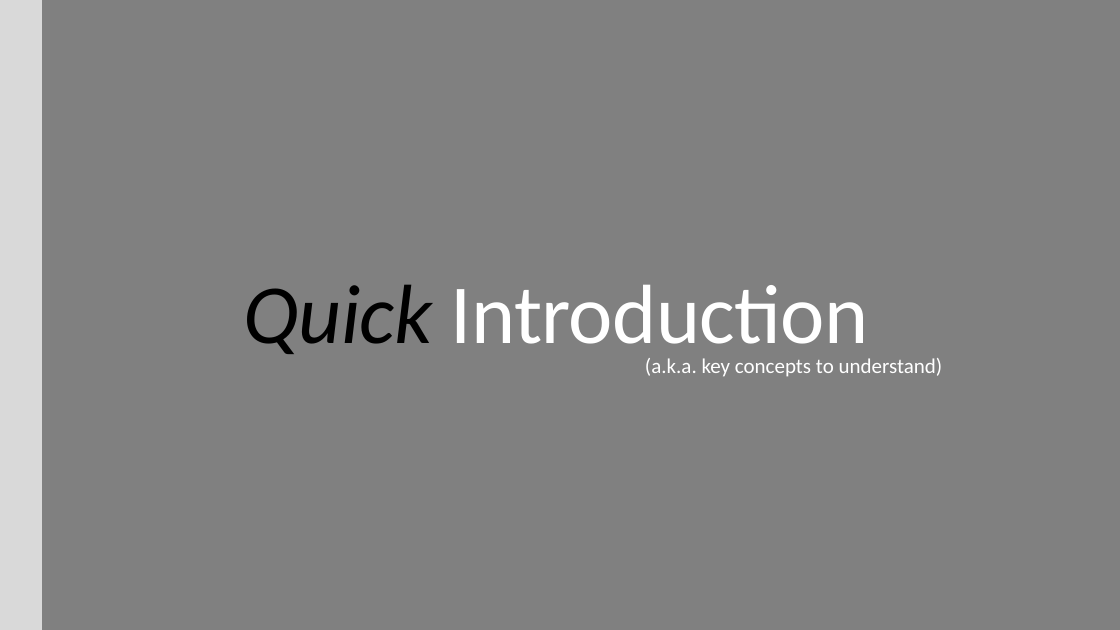
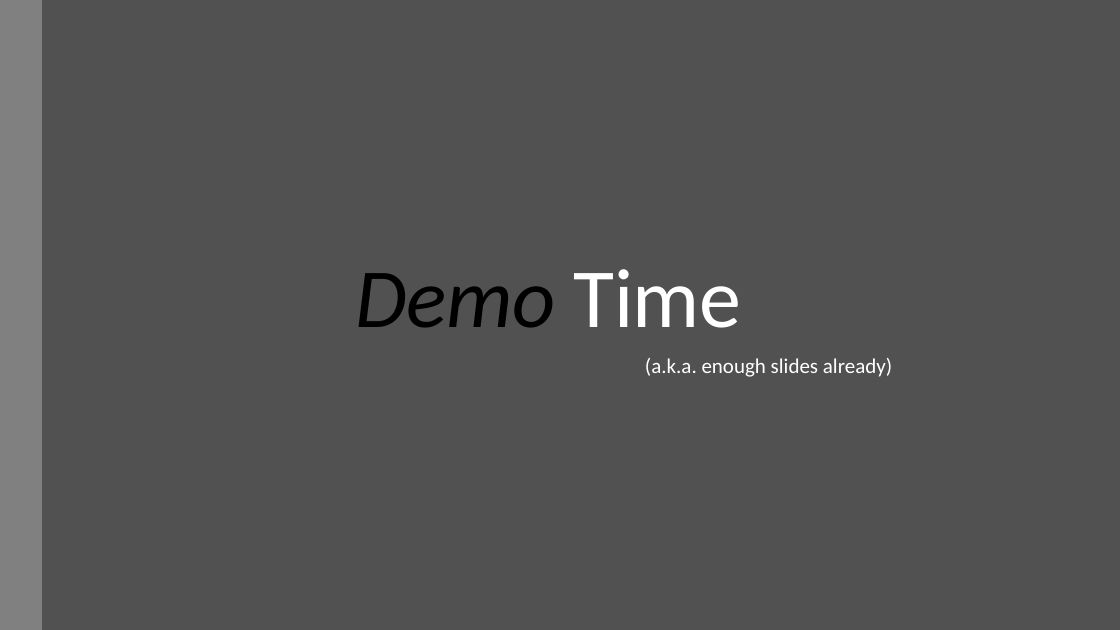
Before and after one commit to derikwhittaker/Demo.SignalR, a slide deck: slide 26 of RoanokeNug/DerikWhittaker_SignalR.pptx (slide 12 before the commit). Drawn at 1120x630 pixels with LibreOffice and Linux fonts; fonts in the diff are those of the drawing. Boxes give left, top, right and bottom in pixels: in the first picture for what was removed or moved away, otherwise in the second. Text is boxed around its words. In the diff, an @@ line names an element or a change of style, - is before the commit and + after.

Commit message:
final demo

```diff
--- a/RoanokeNug/DerikWhittaker_SignalR.pptx
+++ b/RoanokeNug/DerikWhittaker_SignalR.pptx
@@ background #808080 to #515151 @@
@@ rectangle at (0, 0, 42, 630): fill #D9D9D9 to #808080 @@
@@ title added at (356, 269, 741, 328), 72 pt, text #000000, italic @@
+Demo Time
@@ title removed at (243, 284, 869, 362) @@
-Quick Introduction
@@ text at (645, 358, 892, 377): text changed @@
-(a.k.a. key concepts to understand)
+(a.k.a. enough slides already)
```
Also in this commit, not shown: 6 other slides changed, 20 slides added, 4 slides removed, 6 other files.
